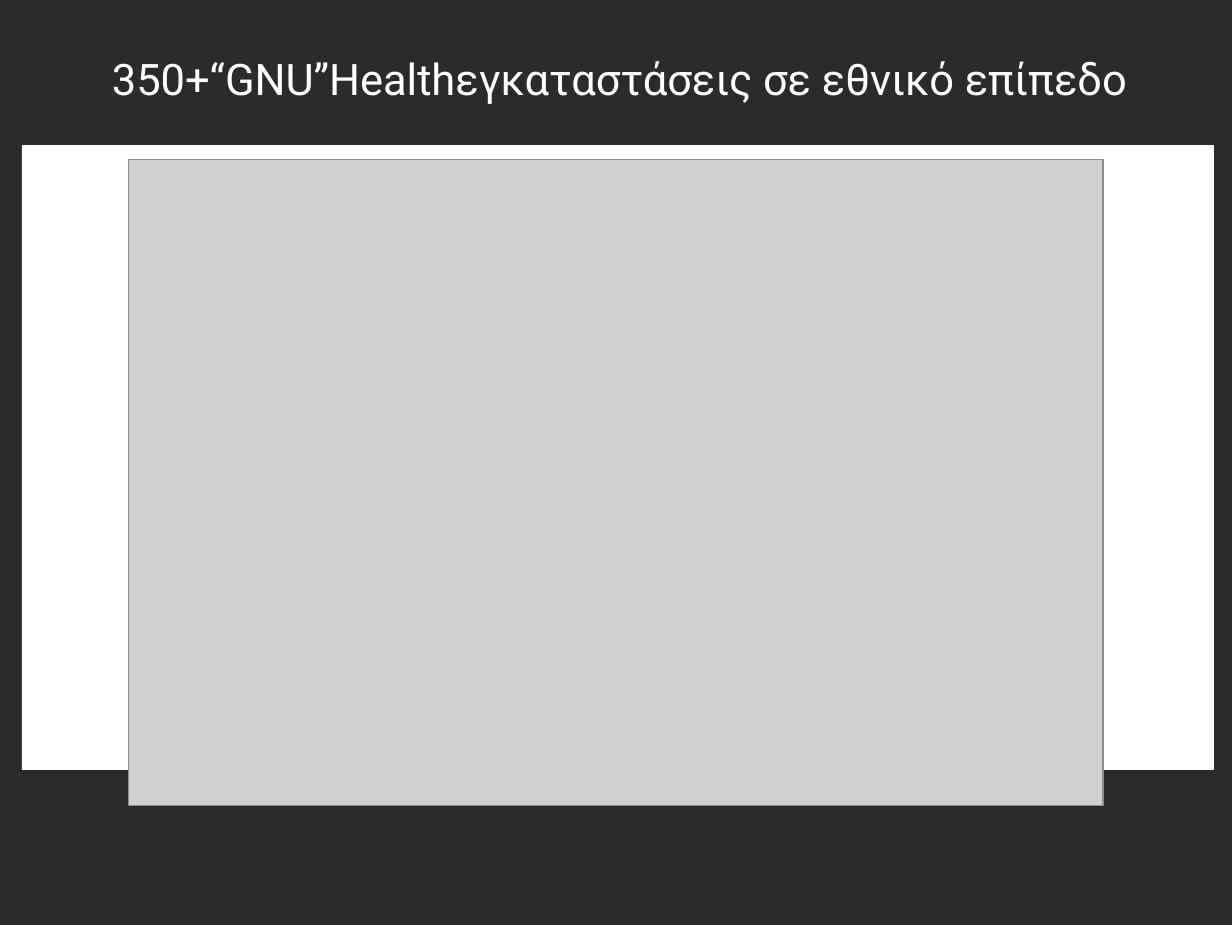
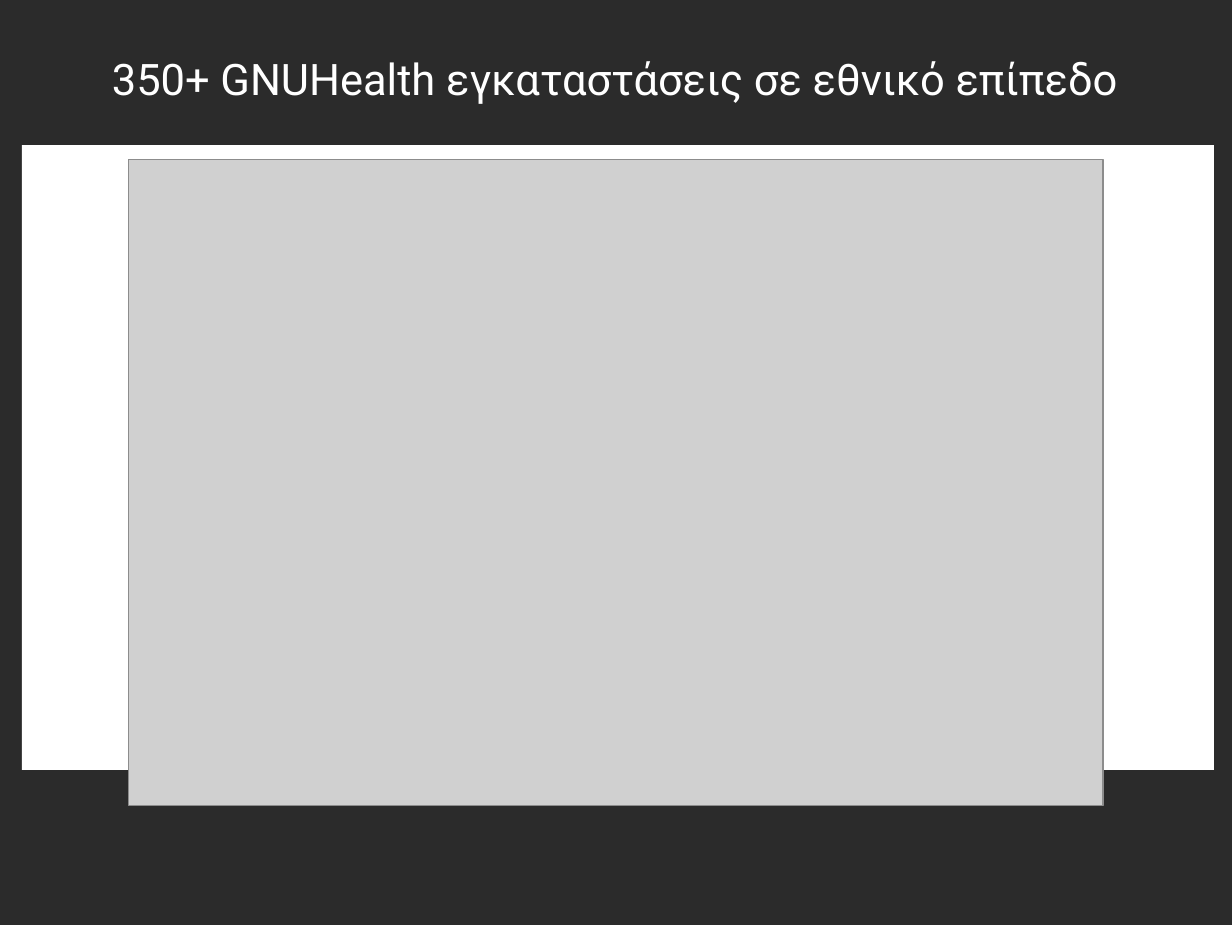
Before and after one commit to iosifidis/UoM-Applied-Informatics, a slide deck: slide 14 of s8/Health Informatics/2nd assignment/ΠΥ-2η-εργασία-iis21027_Ευστάθιος_Ιωσηφίδης.pptx. Drawn at 1232x925 pixels with LibreOffice and Linux fonts; fonts in the diff are those of the drawing; grey boxes stand for pictures; background and template pictures are left out; a plain dark background stands for a picture behind light text. Boxes give left, top, right and bottom in pixels: in the first picture for what was removed or moved away, otherwise in the second. Text is boxed around its words. In the diff, an @@ line names an element or a change of style, - is before the commit and + after.

```diff
--- a/s8/Health Informatics/2nd assignment/ΠΥ-2η-εργασία-iis21027_Ευστάθιος_Ιωσηφίδης.pptx
+++ b/s8/Health Informatics/2nd assignment/ΠΥ-2η-εργασία-iis21027_Ευστάθιος_Ιωσηφίδης.pptx
@@ title at (112,61,1118,104): text changed @@
-350+“GNU”Healthεγκαταστάσεις σε εθνικό επίπεδο
+350+ GNUHealth εγκαταστάσεις σε εθνικό επίπεδο
```
Also in this commit, not shown: 1 other file.
